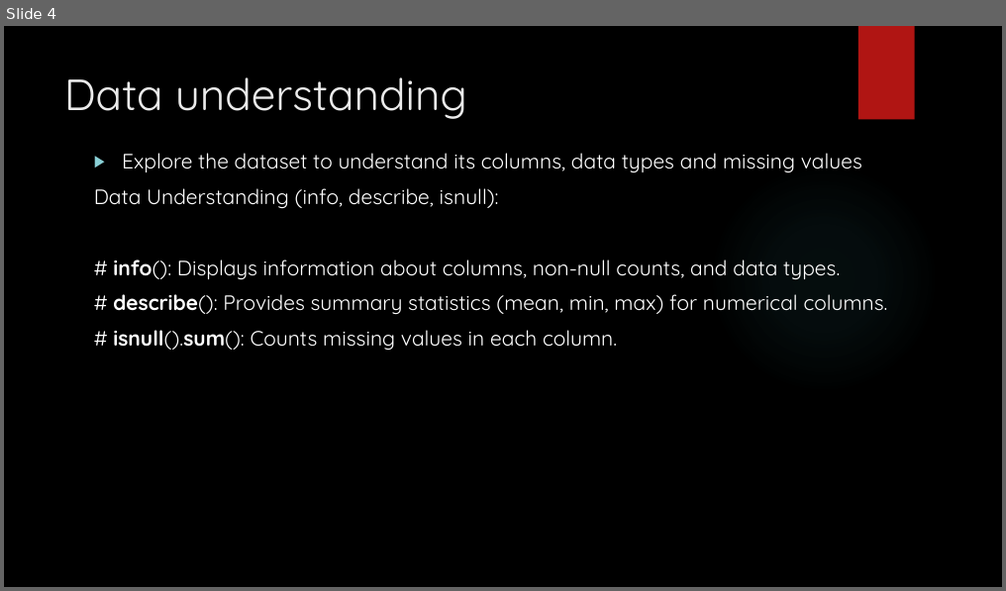
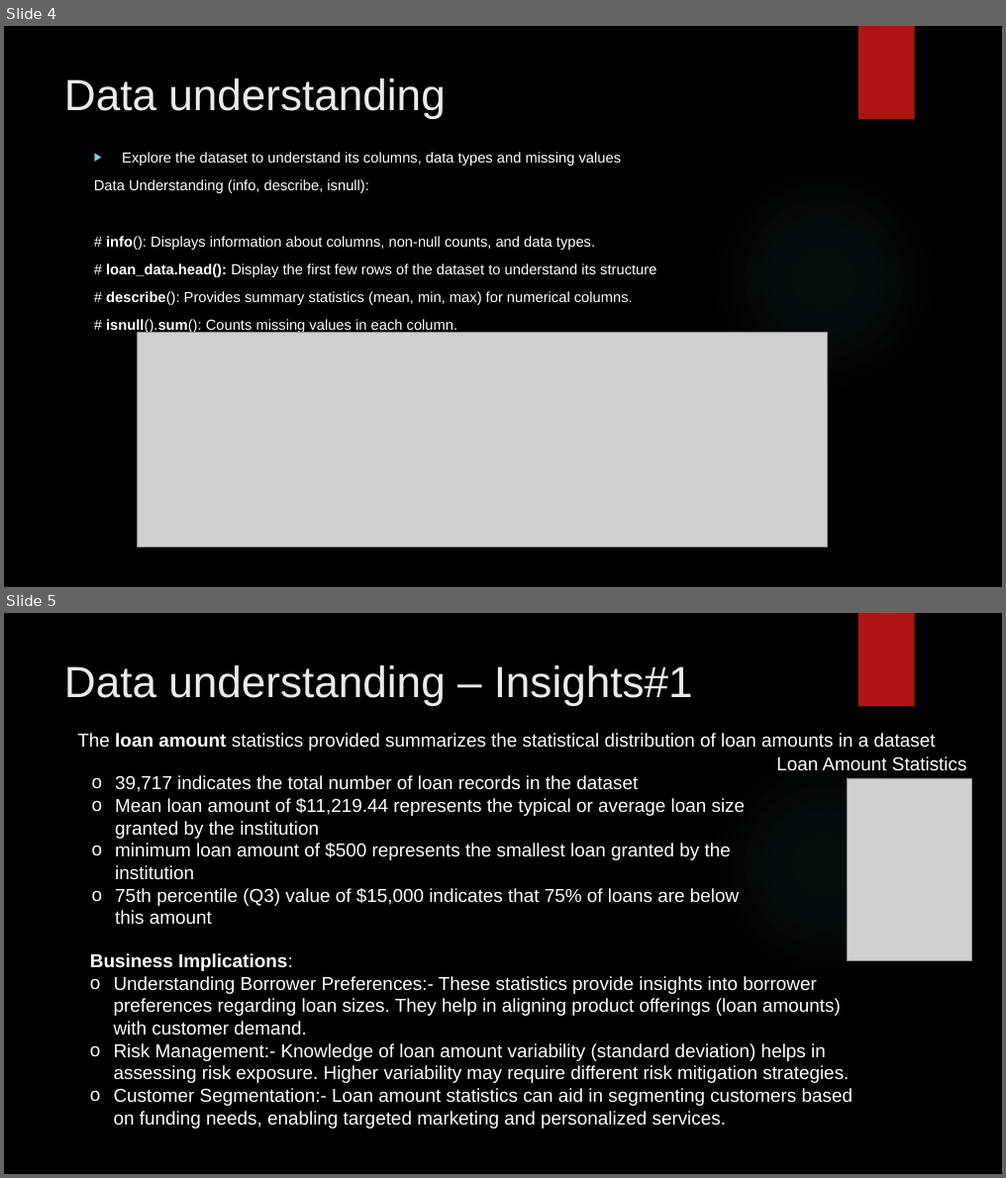
Before and after one commit to phanirajcm/LendingClubCaseStudy, a slide deck: Lending Club Case Study.pptx. Shown one above the other, each under a label of ours: slide 4 before the commit, slides 4 and 5 after it. The pictures are 1006x591 and 1006x1178 pixels, drawn with LibreOffice and Linux fonts; fonts in the diff are those of the drawing; grey boxes stand for pictures; background and template pictures are left out. Boxes give left, top, right and bottom in pixels: in the first picture for what was removed or moved away, otherwise in the second. Text is boxed around its words. In the diff, an @@ line names an element or a change of style, - is before the commit and + after.

```diff
--- a/Lending Club Case Study.pptx
+++ b/Lending Club Case Study.pptx
@@ slide 5 added at box(4, 613, 1002, 1174), background picture (left out); not listed: 2 template elements that a slide beside it also shows @@
@@ title added at box(64, 665, 693, 705), 42 pt, text #EBEBEB @@
+Data understanding – Insights#1
@@ text added at box(77, 733, 936, 751), 18 pt, text #FFFFFF @@
+The loan amount statistics provided summarizes the statistical distribution of loan amounts in a dataset
@@ text added at box(776, 757, 967, 771), 18 pt, text #FFFFFF @@
+Loan Amount Statistics
@@ text added at box(115, 775, 746, 925), 18 pt, text #FFFFFF @@
+  o 39,717 indicates the total number of loan records in the dataset
+  o Mean loan amount of $11,219.44 represents the typical or average loan size granted by the institution
+  o minimum loan amount of $500 represents the smallest loan granted by the institution
+  o 75th percentile (Q3) value of $15,000 indicates that 75% of loans are below this amount
@@ picture added at box(846, 778, 971, 961) @@
@@ text added at box(90, 954, 852, 1129), 18 pt, text #FFFFFF @@
+  Business Implications:
+  o Understanding Borrower Preferences:- These statistics provide insights into borrower preferences regarding loan sizes. They help in aligning product offerings (loan amounts) with customer demand.
+  o Risk Management:- Knowledge of loan amount variability (standard deviation) helps in assessing risk exposure. Higher variability may require different risk mitigation strategies.
+  o Customer Segmentation:- Loan amount statistics can aid in segmenting customers based on funding needs, enabling targeted marketing and personalized services.
@@ slide 4 changed as well @@
@@ title "Data understanding" at box(64, 78, 445, 118): font Quicksand to Arial @@
@@ text at box(94, 152, 633, 333): size 20 to 14 pt, font Quicksand to Arial in "Explore the dataset to understand its columns, ...", "Data Understanding (info, describe, isnull):", "# info(): Displays information about columns, non-null ...", "# describe(): Provides summary statistics (mean, min, ..." and 1 more places @@
@@ text at box(106, 264, 656, 277): paragraph added @@
+# loan_data.head(): Display the first few rows of the dataset to understand its structure
@@ picture added at box(138, 332, 827, 547) @@
```
Also in this commit, not shown: 12 other slides changed, 6 other slides added, 1 slide removed.
